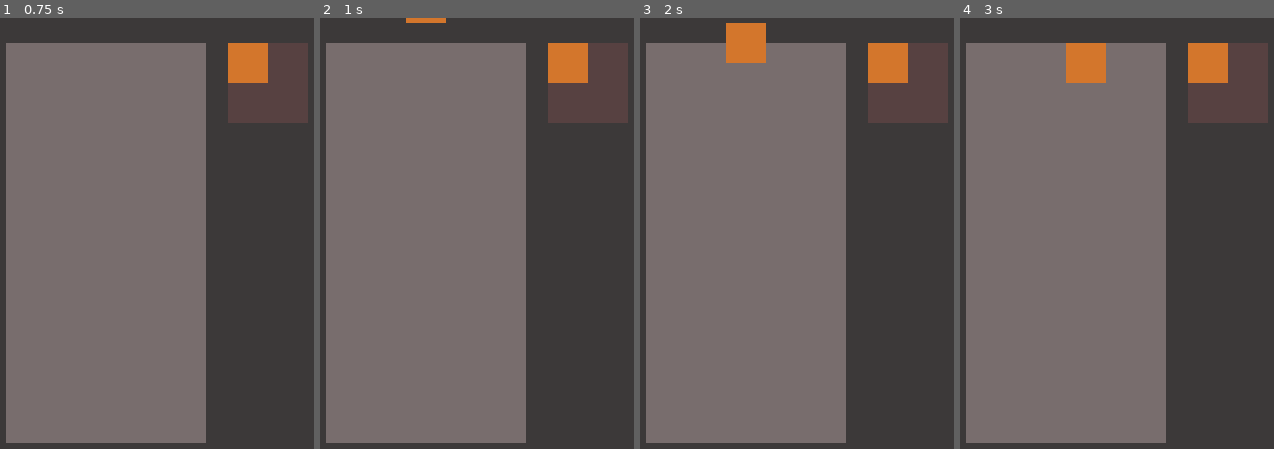
Above: before the commit, frames 1-4 (left to right).
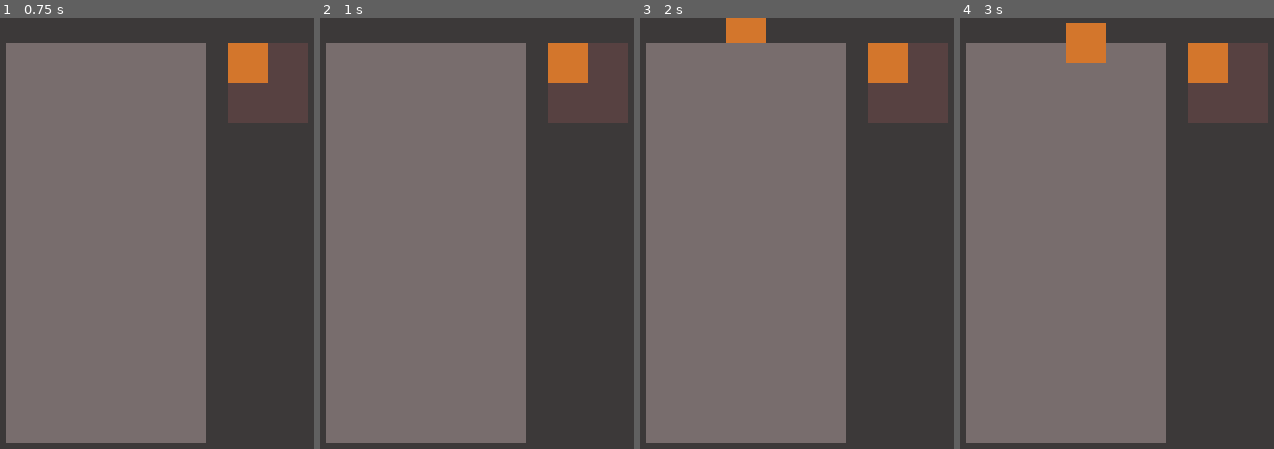
Above: after the commit, the same moments.

Repository: romanzes/godot-tetris
Game: Godot game, scene res://Game.tscn
The game is run twice, just before and just after one commit, with the same random seed, the same clock (stepped at 60 frames per second) and the same inputs.
Inputs:
- Up to frame 1 (0.75 s): tap Enter at 0.5 s; hold Right from 0.53 s (still down)
- Up to frame 2 (1 s): keep holding Right
- Up to frame 3 (2 s): tap Space at 1.25 s; release Right at 1.28 s; hold Down from 1.28 s (still down)
- Up to frame 4 (3 s): release Down at 2.03 s; hold Right 2.03-2.78 s; tap Enter at 2.75 s; hold Up from 2.78 s (still down)

Frame 1 is identical in both runs. In frame 2, 0.1% of the frame differs, in the area x 27-41%, y 0-2%; in frame 3, 0.7%; in frame 4, 1.2%, in the area x 33-47%, y 1-16%.

Commit message:
smooth figure movement

Diff:
--- a/Game.gd
+++ b/Game.gd
@@ -20,10 +20,10 @@
 func draw():
 	if game.fieldUpdated:
 		update_Field_View()
+	if game.figurePositionUpdated:
+		update_Figure_View_Pos()
 	if game.figureUpdated:
 		update_Figure_View()
-	if game.figurePositionUpdated:
-		update_Figure_View_Pos()
 	if game.radarUpdated:
 		update_Radar_View()
 
@@ -32,7 +32,13 @@
 	draw()
 
 func update_Figure_View_Pos():
-	figureView.rect_position = Vector2(game.figurePosition.x * tileSize, game.figurePosition.y * tileSize)
+	if game.figureUpdated:
+		figureView.rect_position = Vector2(game.figurePosition.x * tileSize, game.figurePosition.y * tileSize)
+	else:
+		var newPosition = Vector2(game.figurePosition.x * tileSize, game.figurePosition.y * tileSize)
+		$Animator.interpolate_property(figureView, 'rect_position', figureView.rect_position, newPosition, 0.1, Tween.TRANS_QUAD, Tween.EASE_OUT)
+		$Animator.start()
+	game.figurePositionUpdated = false
 
 func update_Figure_View():
 	for n in figureView.get_children():
--- a/Game.tscn
+++ b/Game.tscn
@@ -28,6 +28,9 @@
 [node name="Tiles" type="Control" parent="Field"]
 margin_right = 40.0
 margin_bottom = 40.0
+__meta__ = {
+"_edit_use_anchors_": false
+}
 
 [node name="Figure" type="Control" parent="Field"]
 margin_right = 80.0
@@ -49,4 +52,6 @@
 }
 
 [node name="Timer" type="Timer" parent="."]
+
+[node name="Animator" type="Tween" parent="."]
 [connection signal="timeout" from="Timer" to="." method="_on_Timer_timeout"]
